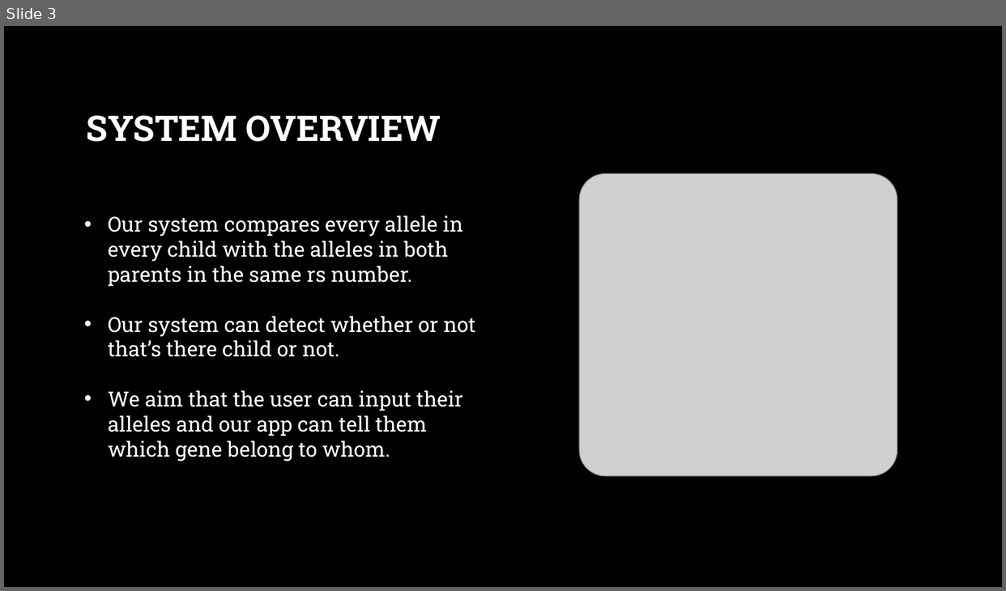
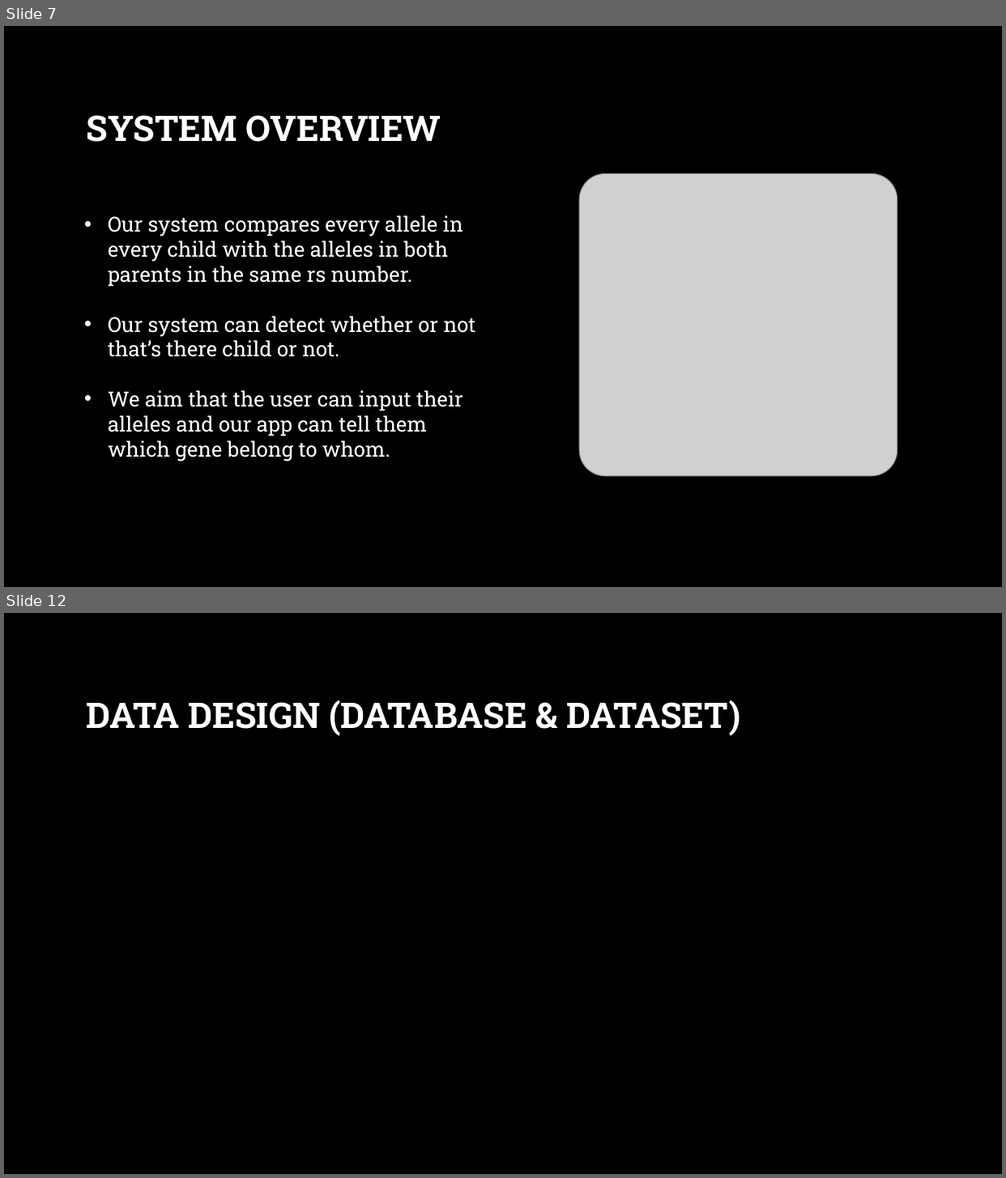
Before and after one commit to YoussifAssem/Genatac, a slide deck: E-Genetics/presentations/Genetics.pptx. Shown one above the other, each under a label of ours: slide 3 before the commit, slides 7 and 12 after it; the slides between them are not shown. The pictures are 1006x591 and 1006x1178 pixels, drawn with LibreOffice and Linux fonts; fonts in the diff are those of the drawing; grey boxes stand for pictures; background and template pictures are left out. Boxes give left, top, right and bottom in pixels: in the first picture for what was removed or moved away, otherwise in the second. Text is boxed around its words. In the diff, an @@ line names an element or a change of style, - is before the commit and + after.

```diff
--- a/E-Genetics/presentations/Genetics.pptx
+++ b/E-Genetics/presentations/Genetics.pptx
@@ slide 12 added at [4, 613, 1002, 1174], background picture (left out) @@
@@ title added at [87, 700, 740, 736], 34 pt, text #FFFFFF, bold @@
+DATA DESIGN (DATABASE & DATASET)
@@ what was slide 3 is now slide 7 @@
```
Also in this commit, not shown: 1 slide changed, 10 other slides added, 1 slide removed.
